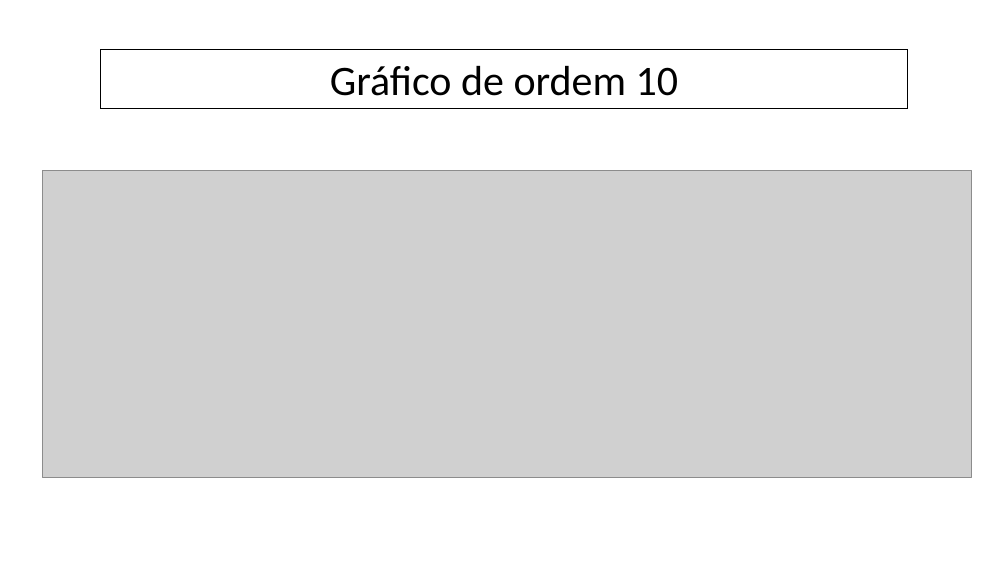
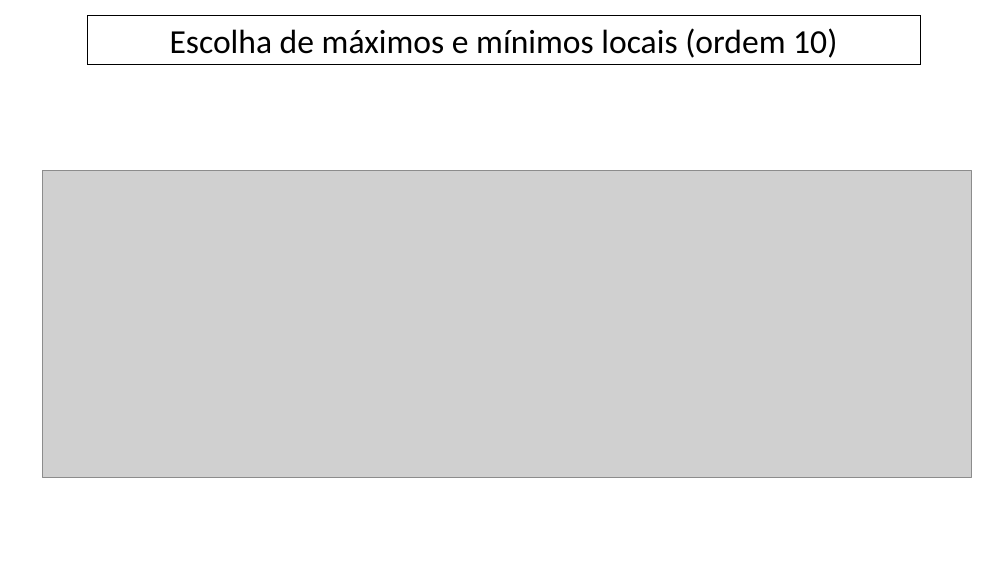
Before and after one commit to fabiomcdc/Projeto_Linhas_de_Tendencia_RSI, a slide deck: slide 3 of planilhas e ppts/PPT_linhas_de_tendencias.pptx (slide 2 before the commit). Drawn at 1008x567 pixels with LibreOffice and Linux fonts; fonts in the diff are those of the drawing; grey boxes stand for pictures. Boxes give left, top, right and bottom in pixels: in the first picture for what was removed or moved away, otherwise in the second. Text is boxed around its words. In the diff, an @@ line names an element or a change of style, - is before the commit and + after.

```diff
--- a/planilhas e ppts/PPT_linhas_de_tendencias.pptx
+++ b/planilhas e ppts/PPT_linhas_de_tendencias.pptx
@@ rectangle "Escolha de máximos e mínimos ...": place and size @@
-rectangle "Escolha de máximos e mínimos ..." at (101, 50, 907, 108)
+rectangle "Escolha de máximos e mínimos ..." at (87, 16, 920, 64)
@@ text in rectangle at (170, 28, 837, 58): text changed; size 40 to 32 pt @@
-Gráfico de ordem 10
+Escolha de máximos e mínimos locais (ordem 10)
```
Also in this commit, not shown: 14 other slides changed, 15 slides added, 42 other files.
